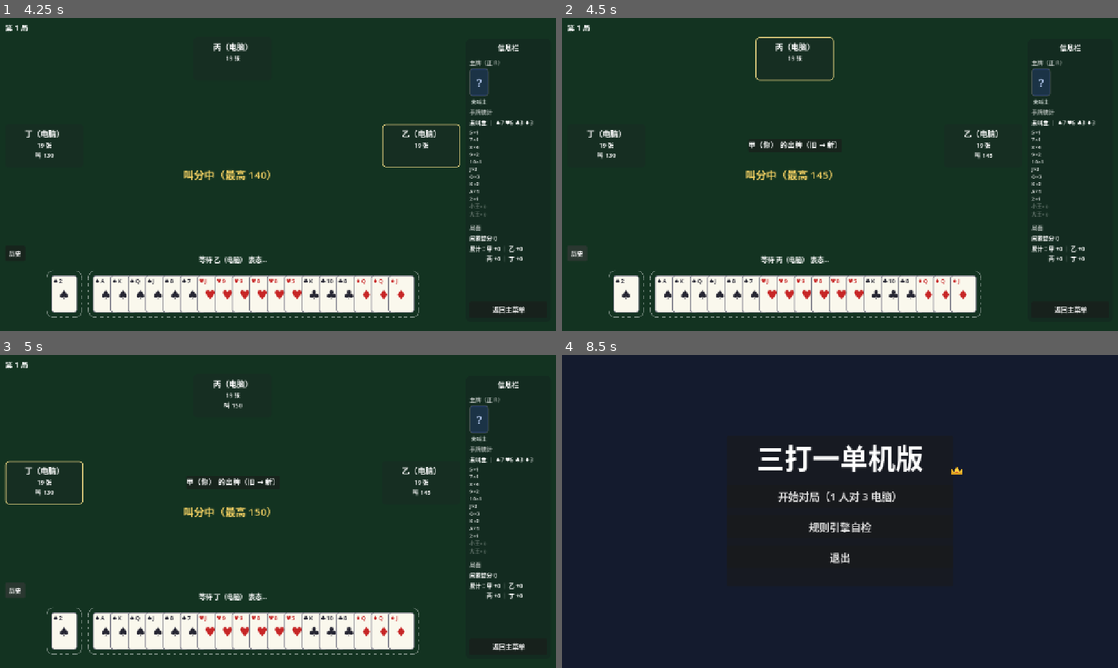
Above: before the commit, frames 1-4 (two rows, left to right).
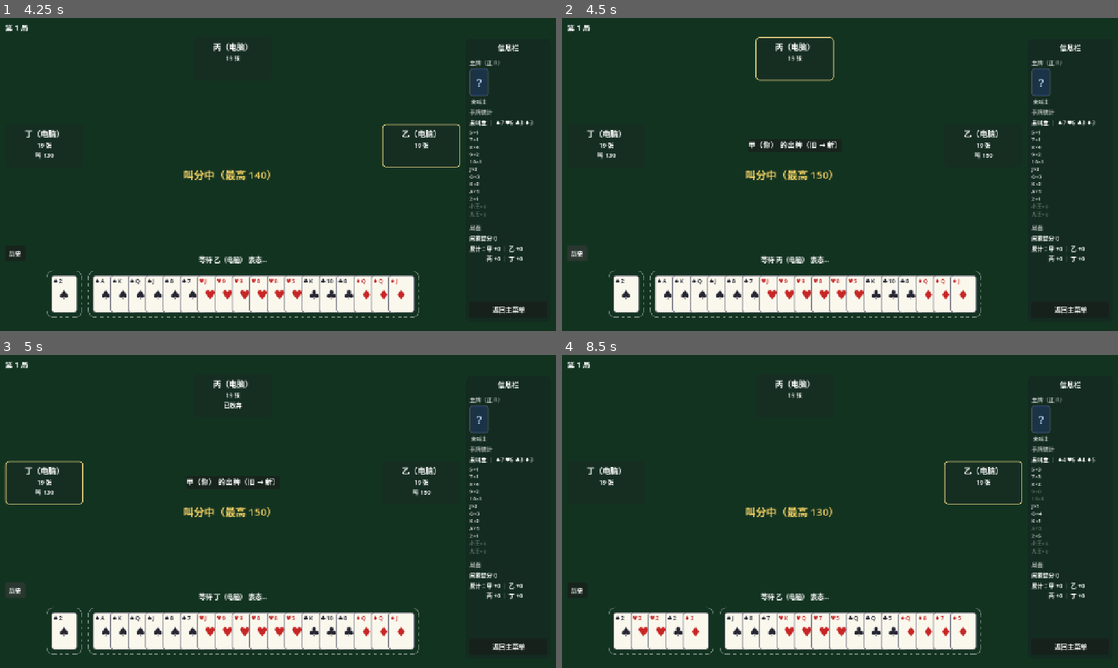
Above: after the commit, the same moments.

Repository: longy1/three-beat-one
Game: Godot game, scene res://scene/main_menu.tscn
Same seed, same stepped clock (60 frames per second), same inputs: the game is played once before the commit and once after it.
Inputs:
- Up to frame 1 (4.25 s): click "开始对局（1 人对 3 电脑）" at 0.5 s; click "叫 135" at 1.25 s; click "返回主菜单" at 2 s; click "开始对局（1 人对 3 电脑）" at 2.75 s; click "叫 140" at 3.5 s
- Up to frame 2 (4.5 s): click "历史" at 4.25 s
- Up to frame 3 (5 s): no input
- Up to frame 4 (8.5 s): click "返回主菜单" at 5 s; click "规则引擎自检" at 5.75 s; click "出牌" at 6.5 s; click "返回主菜单" at 7.25 s; click "历史" at 8 s

Frame 1 is identical in both runs. In frame 2, less than 0.1% of the frame differs, in the area x 45-78%, y 43-52%; in frame 3, less than 0.1%; in frame 4, 29%, in the area x 0-96%, y 1-96%.

Commit message:
ai: 叫分升级为期望收益查表模型（1260 局蒙特卡洛校准）——仅极强牌叫 130/150，180/200 一律放弃；校准工具入库

Diff:
--- a/core/ai_policy.gd
+++ b/core/ai_policy.gd
@@ -58,62 +58,54 @@
 	return score
 
 
+## ── 叫分校准模型（2026-11-16 蒙特卡洛校准：test/calibrate_bidding.gd，1260 局 AI 互搏）──
+## 庄家平均收益（B=1）按「叫分档 × 手牌强度桶」查表；强度桶中心 17.5/42.5/57.5/82.5。
+## 校准结论：仅极强牌（≥65）叫 130/150 为正期望（+0.85/+0.45）；180/200 一律负期望。
+const BID_CALIB := {
+	130: [-4.43, -1.14, -0.81, 0.85],
+	135: [-3.26, -2.45, -0.45, 0.40],
+	150: [-3.00, -2.35, -2.20, 0.45],
+	165: [-3.12, -4.13, -2.45, -0.75],
+	180: [-4.89, -4.05, -2.65, -1.55],
+	200: [-5.35, -4.56, -3.15, -1.95],
+}
+const CALIB_CENTERS := [17.5, 42.5, 57.5, 82.5]
+
+
+## 查表插值：给定叫分与手牌强度，返回校准的庄家平均收益
+static func _calib_gain(b: int, s: float) -> float:
+	var row: Array = BID_CALIB[b]
+	if s <= CALIB_CENTERS[0]:
+		return row[0]
+	for i in range(CALIB_CENTERS.size() - 1):
+		if s <= CALIB_CENTERS[i + 1]:
+			var t: float = (s - CALIB_CENTERS[i]) / (CALIB_CENTERS[i + 1] - CALIB_CENTERS[i])
+			return lerp(row[i], row[i + 1], t)
+	return row[3]
+
+
 ## 返回意向叫分或 BID_PASS。
-## 策略：大概率只做最小加叫（+5）；叫更高分的概率随分差指数衰减
-## （从 +5 到封顶，分越大概率越小）；手牌强度仅调节衰减速度（强牌更敢叫）
-## 与意愿上限。超过意愿上限时大概率放弃，仅小概率小幅咋呼跟一手。
+## 策略（期望收益模型）：对每个可叫档位查校准收益表（含强度插值），
+## 取期望最大者——仅当期望 > 0.2 直接叫；接近打平（-0.6~0.2）时 40% 概率
+## 参与竞叫；明显负期望一律放弃。130 档 = 底叫被动坐庄（不主动叫）。
 static func choose_bid(hand: Array, highest_bid: int) -> int:
-	var strength := hand_strength(hand)
-	if strength < 30 or highest_bid >= GameEngine.BID_CAP:
+	var s: float = float(hand_strength(hand))
+	var best_b := BID_PASS
+	var best_gain := -999.0
+	for b in [135, 150, 165, 180, 200]:
+		if b <= highest_bid:
+			continue
+		var g: float = _calib_gain(b, s)
+		if g > best_gain:
+			best_gain = g
+			best_b = b
+	if best_b == BID_PASS:
 		return BID_PASS
-	# 意愿上限：强度越高越高
-	var want_cap := 130
-	if strength >= 75:
-		want_cap = 200
-	elif strength >= 62:
-		want_cap = 185
-	elif strength >= 52:
-		want_cap = 165
-	elif strength >= 44:
-		want_cap = 150
-	elif strength >= 36:
-		want_cap = 135
-	# 已超过意愿上限：大概率放弃，小概率小幅咋呼
-	if highest_bid >= want_cap:
-		if highest_bid + 5 <= GameEngine.BID_CAP \
-				and highest_bid - want_cap <= 15 \
-				and rng.randf() < 0.06:
-			return highest_bid + 5
-		return BID_PASS
-	# 候选从 +5 到封顶：权重 = decay^分差格数；越过意愿上限的咋呼候选再压低 10 倍
-	var decay := 0.30 + 0.005 * minf(strength, 80.0)  # strength 30→0.45，80→0.70
-	var candidates: Array = []
-	var weights: Array = []
-	var v: int = highest_bid + 5
-	var k := 0
-	while v <= GameEngine.BID_CAP:
-		var w: float = pow(decay, k)
-		if v > want_cap:
-			w *= 0.10
-		candidates.append(v)
-		weights.append(w)
-		v += 5
-		k += 1
-	return _weighted_pick(candidates, weights)
-
-
-## 按权重随机抽取候选
-static func _weighted_pick(candidates: Array, weights: Array) -> int:
-	var total := 0.0
-	for w in weights:
-		total += w
-	var roll := rng.randf() * total
-	var acc := 0.0
-	for i in candidates.size():
-		acc += weights[i]
-		if roll <= acc:
-			return candidates[i]
-	return candidates[candidates.size() - 1]
+	if best_gain > 0.2:
+		return best_b
+	if best_gain > -0.6 and rng.randf() < 0.4:
+		return best_b
+	return BID_PASS
 
 
 ## ============================= 叫主 =============================
--- /dev/null
+++ b/test/calibrate_bidding.gd
@@ -0,0 +1,110 @@
+extends SceneTree
+## 叫分校准工具（平衡用，不注册进测试套件）：
+##   Godot --headless --path . -s test/calibrate_bidding.gd
+## 对「固定叫分 b × 庄家手牌强度分桶」做拒绝采样模拟，
+## 统计闲家捉分分布、庄胜率、平均级数与庄家期望收益 → 打印校准表。
+
+const B_LEVELS := [135, 150, 165, 180, 200]
+const B130 := 130  # 底叫档（其它全 pass）
+const TRIALS_PER_CELL := 60
+const STRENGTH_BINS := [[0, 35], [35, 50], [50, 65], [65, 999]]
+
+var rng := RandomNumberGenerator.new()
+
+
+func C(s: int, r: int, c := 0) -> Card:
+	return Card.new(s, r, c)
+
+
+func _initialize() -> void:
+	rng.randomize()
+	var results := {}  # key "b_lo_hi" -> {n, wins, capt:[], gain:[]}
+	var eng := GameEngine.new()
+	var total_target := B_LEVELS.size() * STRENGTH_BINS.size() * TRIALS_PER_CELL + TRIALS_PER_CELL
+	var done := 0
+	var attempts := 0
+	# 覆盖 130 底叫档（庄家不主动叫，其它全 pass）
+	var all_cells: Array = []
+	for b in B_LEVELS:
+		for bin in STRENGTH_BINS:
+			all_cells.append([b, bin[0], bin[1]])
+	all_cells.append([B130, 0, 999])  # 130 档先跑满再拆桶？130 档也按桶统计：
+	# 为统一处理，130 档拆同四桶
+	all_cells.clear()
+	for b in B_LEVELS:
+		for bin in STRENGTH_BINS:
+			all_cells.append([b, bin[0], bin[1]])
+	all_cells.append([B130, 0, 35])
+	all_cells.append([B130, 35, 50])
+	all_cells.append([B130, 50, 65])
+	all_cells.append([B130, 65, 999])
+
+	while done < total_target and attempts < 20000:
+		attempts += 1
+		eng.start_session(rng.randi_range(1, 999999))
+		# 强制 0 号坐庄：看其手牌强度选目标格
+		var s: int = AiPolicy.hand_strength(eng.hands[0])
+		var cell = null
+		for c in all_cells:
+			if c[0] == B130 or (s >= c[1] and s < c[2]):
+				pass
+		# 拒绝采样：从“尚未跑满的格”里挑一个与当前强度匹配的
+		var candidates: Array = []
+		for c in all_cells:
+			var key := "%d_%d_%d" % [c[0], c[1], c[2]]
+			var n: int = results.get(key, {}).get("n", 0) if results.has(key) else 0
+			if n < TRIALS_PER_CELL and s >= c[1] and s < c[2]:
+				candidates.append(c)
+		if candidates.is_empty():
+			continue
+		cell = candidates[rng.randi_range(0, candidates.size() - 1)]
+		var b: int = cell[0]
+		# 拍卖：0 叫 b（130 档 = 不叫），其余强制放弃
+		if b != B130:
+			eng.submit_bid(0, b)
+		for seat in [1, 2, 3]:
+			eng.submit_bid(seat, GameEngine.BID_PASS)
+		if eng.phase != GameEngine.Phase.TRUMP:
+			continue
+		var ch: Dictionary = AiPolicy.choose_trump(eng.hands[0])
+		eng.submit_trump(0, ch.suit, ch.rank)
+		eng.submit_discard(0, AiPolicy.choose_discard(eng.hands[0], eng.trump))
+		var guard := 0
+		while eng.phase == GameEngine.Phase.TRICKS and guard < 300:
+			guard += 1
+			var seat: int = eng.turn_seat
+			eng.submit_play(seat, AiPolicy.choose_play(eng, seat))
+		if eng.phase != GameEngine.Phase.SETTLED:
+			continue
+		var r: Dictionary = eng.last_game_result
+		var key := "%d_%d_%d" % [b, cell[1], cell[2]]
+		if not results.has(key):
+			results[key] = {n = 0, wins = 0, capt = [], gain = 0.0}
+		var rec: Dictionary = results[key]
+		rec.n += 1
+		if r.banker_won:
+			rec.wins += 1
+		rec.gain += r.payments[0]
+		rec.capt.append(r.captured_total)
+		done += 1
+		if done % 60 == 0:
+			print("progress done=%d/%d attempts=%d" % [done, total_target, attempts])
+
+	print("===CALIB===")
+	for c in all_cells:
+		var key := "%d_%d_%d" % [c[0], c[1], c[2]]
+		if not results.has(key) or results[key].n == 0:
+			continue
+		var rec: Dictionary = results[key]
+		var mu := 0.0
+		for x in rec.capt:
+			mu += x
+		mu /= rec.capt.size()
+		var varian := 0.0
+		for x in rec.capt:
+			varian += (x - mu) * (x - mu)
+		varian /= maxf(1.0, rec.capt.size() - 1)
+		print("CELL b=%d s=[%d,%d) n=%d win%%=%.1f mu=%.1f sigma=%.1f avg_gain=%.2f" %
+			[c[0], c[1], c[2], rec.n, 100.0 * rec.wins / rec.n, mu, sqrt(varian), rec.gain / rec.n])
+	print("===END===")
+	quit(0)
--- a/test/test_ai_policy.gd
+++ b/test/test_ai_policy.gd
@@ -13,7 +13,7 @@
 
 func test_choose_bid_levels(test) -> void:
 	AiPolicy.rng.seed = 2026
-	# 强牌（四王 + 多 2 + A 对）
+	# 极强牌（四王 + 多 2 + A 对 + K 对，strength≈86 → 校准桶 [65,∞)）
 	var strong: Array = [
 		C(Card.Suit.JOKER, Card.RANK_BIG_JOKER, 0), C(Card.Suit.JOKER, Card.RANK_BIG_JOKER, 1),
 		C(Card.Suit.JOKER, Card.RANK_SMALL_JOKER, 0), C(Card.Suit.JOKER, Card.RANK_SMALL_JOKER, 1),
@@ -27,35 +27,19 @@
 		C(Card.Suit.HEART, Card.RANK_7, 0), C(Card.Suit.HEART, Card.RANK_8, 0),
 		C(Card.Suit.SPADE, Card.RANK_5, 0), C(Card.Suit.SPADE, Card.RANK_7, 0)]
 	test.eq(AiPolicy.choose_bid(weak, 130), GameEngine.BID_PASS, "弱牌放弃")
-	# 中等牌（大王 + A 对 + K 对）
+	# 中等牌（大王 + A 对 + K 对 + 2）
 	var medium: Array = [
 		C(Card.Suit.JOKER, Card.RANK_BIG_JOKER, 0), C(Card.Suit.SPADE, Card.RANK_A, 0),
 		C(Card.Suit.SPADE, Card.RANK_A, 1), C(Card.Suit.HEART, Card.RANK_K, 0), C(Card.Suit.HEART, Card.RANK_K, 1),
 		C(Card.Suit.CLUB, Card.RANK_Q, 0), C(Card.Suit.DIAMOND, Card.RANK_2, 0),
 		C(Card.Suit.SPADE, Card.RANK_7, 0), C(Card.Suit.SPADE, Card.RANK_8, 0)]
-
-	# 强牌 ×400 次：从不放弃、值域合法、大概率只 +5、概率随分差单调递减
-	var counts := {}
-	var pass_count := 0
-	var runs := 400
-	for i in runs:
-		var v: int = AiPolicy.choose_bid(strong, 130)
-		if v == GameEngine.BID_PASS:
-			pass_count += 1
-			continue
-		counts[v] = int(counts.get(v, 0)) + 1
-		test.check(v > 130 and v <= 200 and v % 5 == 0, "强牌叫分合法 %d" % v)
-	test.eq(pass_count, 0, "强牌（最高 130 低于意愿上限）从不放弃")
-	test.check(int(counts.get(135, 0)) > int(counts.get(140, 0)), "+5 概率大于 +10（大概率只加 5）")
-	test.check(int(counts.get(140, 0)) > int(counts.get(160, 0)), "分差越大概率越小")
-	test.check(int(counts.get(200, 0)) < int(counts.get(135, 0)), "顶格 200 概率最小")
-	# 中等牌：恰好只差一档（160→165）时加一档；已超意愿上限时大概率放弃
-	test.eq(AiPolicy.choose_bid(medium, 160), 165, "只差一档时加一档")
-	var medium_pass := 0
-	for i in runs:
-		if AiPolicy.choose_bid(medium, 170) == GameEngine.BID_PASS:
-			medium_pass += 1
-	test.check(medium_pass > runs * 85 / 100, "超意愿上限时大概率放弃（%d/%d）" % [medium_pass, runs])
+	# EV 模型：极强牌锁定校准正期望档 150（s≥65 叫 150 = +0.45）
+	test.eq(AiPolicy.choose_bid(strong, 130), 150, "极强牌叫 150（校准正 EV 档）")
+	test.eq(AiPolicy.choose_bid(strong, 150), GameEngine.BID_PASS, "150 已叫 → 剩余档全负 EV → 放弃")
+	test.eq(AiPolicy.choose_bid(strong, 165), GameEngine.BID_PASS, "165 起全负 EV → 放弃")
+	test.eq(AiPolicy.choose_bid(strong, 170), GameEngine.BID_PASS, "170 起无人应叫")
+	# 中等牌（strength≈65，落在校准噪声区）：插值后负 EV → 放弃（不激进）
+	test.eq(AiPolicy.choose_bid(medium, 130), GameEngine.BID_PASS, "中等牌负 EV → 放弃")
 
 
 func test_choose_trump_prefers_long_suit(test) -> void:
Not shown, added: test/calibrate_bidding.gd.uid
